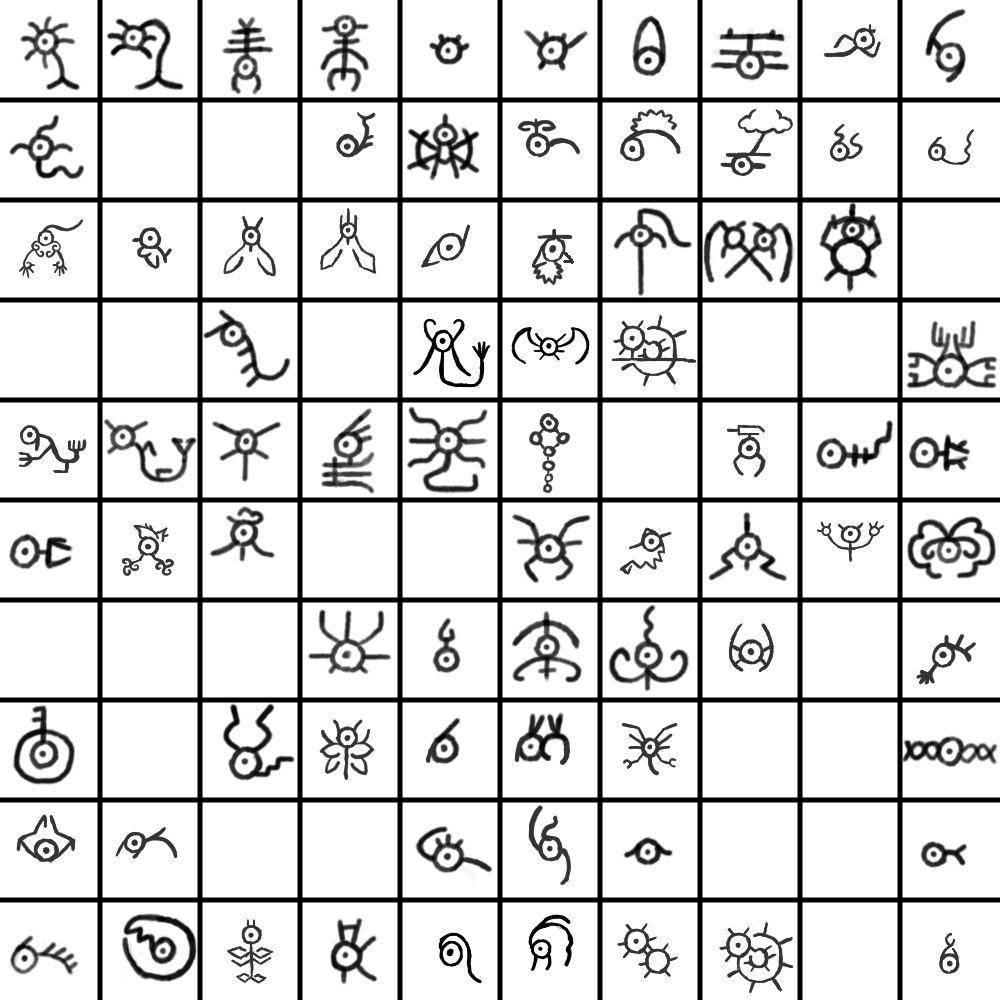
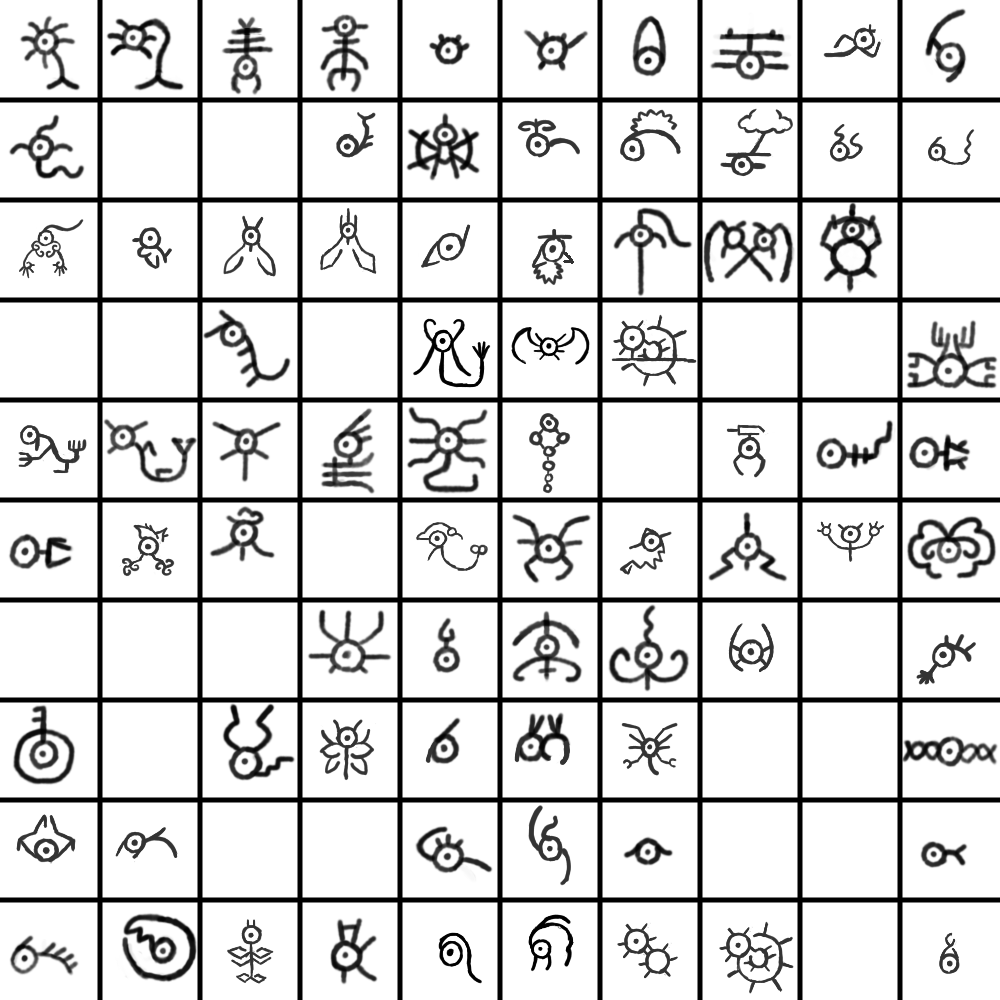
Layered file, before and after one edit (1000x1000). Changes by layer:
painted on "Paint Layer 1" over (x1=416, y1=522, x2=488, y2=571)
